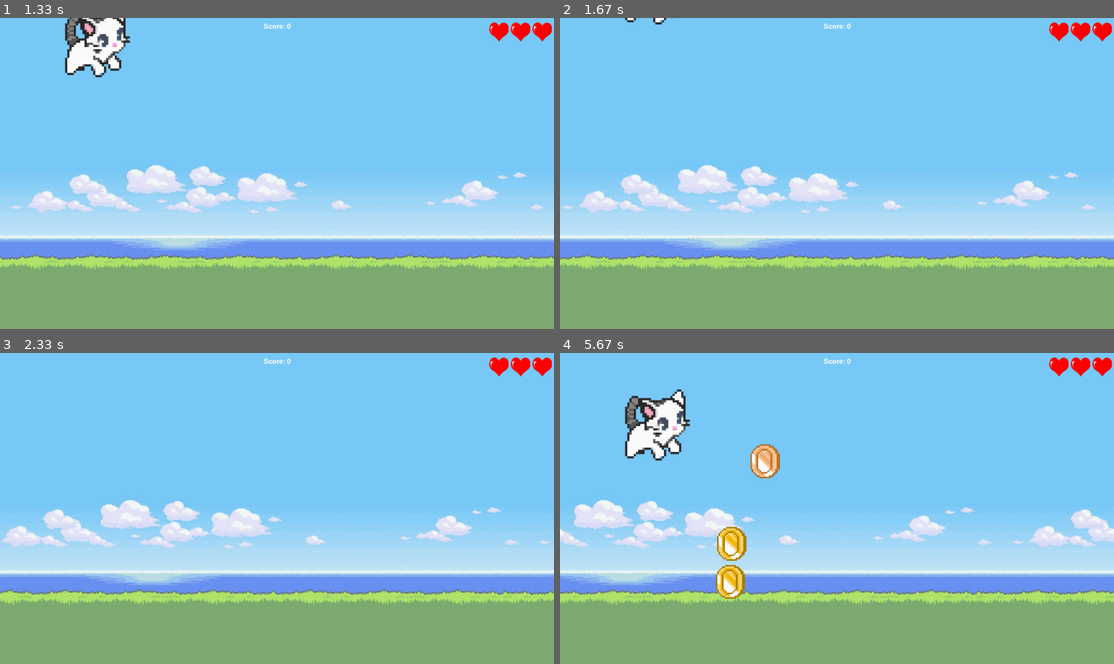
Above: before the commit, frames 1-4 (two rows, left to right).
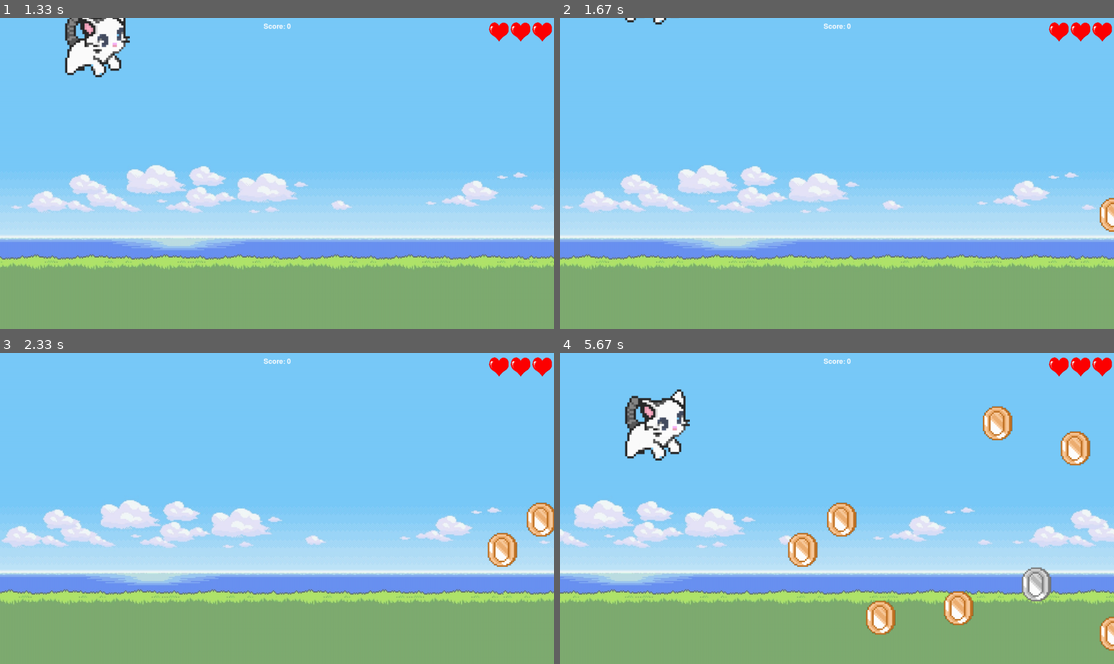
Above: after the commit, the same moments.

Repository: notAkkeri/SuperSprint
Game: pygame game, started from main.py
The game is run twice, just before and just after one commit, with the same random seed, the same clock (stepped at 60 frames per second) and the same inputs.
Inputs:
- Up to frame 1 (1.33 s): click "PLAY" at 0.38 s; tap Space at 0.67 s
- Up to frame 2 (1.67 s): no input
- Up to frame 3 (2.33 s): no input
- Up to frame 4 (5.67 s): tap Space at 4.63, 4.93 s

Frame 1 is identical in both runs. In frame 2, 0.2% of the frame differs, in the area x 97-100%, y 57-69%; in frame 3, 1.0%; in frame 4, 5.2%, in the area x 28-100%, y 16-96%.

Commit message:
0.65 bug fixes
- recoded coin spawn logic
- tweaks with how coin spawns
- code cleanup
- error logging  (going to add more)
- framework for coin collection

Diff:
--- a/gameEngine.py
+++ b/gameEngine.py
@@ -2,23 +2,17 @@
 import sys
 import random
 from misc import *
-from button import Button
-from itemSpawner import spawn_coins, Coin, coinTime, despawn_coins
+from itemSpawner import *
 
 pygame.init()
 
 #global variables
 SCREEN_HEIGHT = 720
-last_coin_spawn_time = pygame.time.get_ticks()
 
 # Function to display the game screen
 def displayGame(SCREEN):
-    global last_coin_spawn_time
+    print("entering game")
     game_screen = True
-
-    # coins
-    coins = []
-    coinsDelete = []
 
     # scores
     score = 0
@@ -31,10 +25,8 @@
     gameBG = pygame.image.load("assets/gameBG.png")
     bg_x = 0  # Initial x-position of the background
 
-    # button variables
-    back_to_menu_button = Button(image=pygame.image.load("assets/rect1.png"), pos=(80, 80),
-                                 text_input="BACK", font=get_font(30), base_color="#fbfdb7", hovering_color="#f8cd78")
-
+    # coin spawn instance
+    coin_spawner = CoinSpawner(SCREEN.get_width(), SCREEN.get_height())
 
     hero = Hero(SCREEN_HEIGHT)
 
@@ -55,46 +47,28 @@
         # Display the score at the top-middle of the screen
         drawScore(SCREEN, score)
 
-        # Coin spawning
-        if random.random() < 0.01:
-            spawn_coins(coins, SCREEN.get_width(), SCREEN.get_height(), get_gold_icon(), get_silver_icon(), get_bronze_icon())
-
-        # despawn if coin touches void
-        for coin in coins:
-            coin.x -= 1
-            if coin.x + coin.coin_type.get_width() < 0:
-                coinsDelete.append(coin)
-
-        # deletes every coin in the delete list
-        for coin in coinsDelete:
-            coins.remove(coin)
-
-        # prints coin on the screen
-        for coin in coins:
-            coin.draw(SCREEN)
-
-        # Despawn check
-        despawn_coins(coins, SCREEN.get_width(), SCREEN.get_height())
-        last_coin_spawn_time = coinTime(coins, last_coin_spawn_time, SCREEN, get_gold_icon, get_silver_icon, get_bronze_icon)
-
+        # Update the CoinSpawner
+        coin_spawner.spawn_coins()
+        coin_spawner.update_coins()
 
         hero.update()
 
+        # MOVEMENT #
         keys = pygame.key.get_pressed()
         if keys[pygame.K_SPACE]:
-            print("Spacebar pressed")  # Add this line to check if the spacebar is detected
+            print("jump success")  # Add this line to check if the spacebar is detected
             hero.jump()
 
         # Draw the hero character
         SCREEN.blit(hero.image, hero.rect)
+
+        for coin in coin_spawner.coins:
+            SCREEN.blit(coin["image"], (coin["x"], coin["y"]))
 
         # button activation check then goes back to menu (temp)
         for event in pygame.event.get():
             if event.type == pygame.QUIT:
                 game_screen = False
                 sys.exit()
-            if event.type == pygame.MOUSEBUTTONDOWN:
-                if back_to_menu_button.checkForInput(pygame.mouse.get_pos()):
-                    game_screen = False
 
         pygame.display.update()
--- a/itemSpawner.py
+++ b/itemSpawner.py
@@ -1,53 +1,63 @@
 import random
 import pygame
 
-#Coin class
-class Coin:
-    def __init__(self, x, y, coin_type):
-        self.x = x
-        self.y = y
-        self.coin_type = coin_type
-        self.creation_time = pygame.time.get_ticks()
+# Settings #
+coin_values = {
+    "gold": 3,
+    "silver": 2,
+    "bronze": 1
+}
 
-    def draw(self, SCREEN):
-        SCREEN.blit(self.coin_type, (self.x, self.y))
+# Load images
+coinImages = {
+    "gold": pygame.image.load("assets/goldCoin.png"),
+    "silver": pygame.image.load("assets/silverCoin.png"),
+    "bronze": pygame.image.load("assets/bronzeCoin.png")
+}
 
-#Coin spawner & rarity
-def spawn_coins(coins, width, height, goldCoin, silverCoin, bronzeCoin):
-    coin_probabilities = {
-        "gold": 0.05, # 5%
-        "silver": 0.15, # 15%
-        "bronze": 0.80 # 80%
-    }
+class CoinSpawner:
+    def __init__(self, screen_width, screen_height):
+        self.screen_width = screen_width
+        self.screen_height = screen_height
+        self.coin_values = coin_values
+        self.coin_images = coinImages  # Removed the parentheses here
+        self.coins = []
+        self.last_spawn_time = pygame.time.get_ticks()  # Initialize with current time
 
-    if random.random() < coin_probabilities["gold"]:
-        coins.append(Coin(random.randint(0, width - goldCoin.get_width()), random.randint(100, height - goldCoin.get_height()), goldCoin))
-    elif random.random() < coin_probabilities["silver"]:
-        coins.append(Coin(random.randint(0, width - silverCoin.get_width()), random.randint(100, height - silverCoin.get_height()), silverCoin))
-    elif random.random() < coin_probabilities["bronze"]:
-        coins.append(Coin(random.randint(0, width - bronzeCoin.get_width()), random.randint(100, height - bronzeCoin.get_height()), bronzeCoin))
+    def spawn_coins(self):
+        coin_probabilities = {
+            "gold": 0.05,
+            "silver": 0.15,
+            "bronze": 0.80
+        }
+        current_time = pygame.time.get_ticks()  # Get the current time in milliseconds
+        time_elapsed = current_time - self.last_spawn_time
 
-#Tracks the global time of the game & how long coin has spawned for
-def coinTime(coins, last_coin_spawn_time, SCREEN, get_gold_icon, get_silver_icon, get_bronze_icon):
-    current_time = pygame.time.get_ticks()
-    time_elapsed = current_time - last_coin_spawn_time
+        if time_elapsed >= 500:  # Spawn coins every 1000 milliseconds (1 second)
+            for coin_type, probability in coin_probabilities.items():
+                if random.random() < probability:
+                    coin_image = self.coin_images.get(coin_type)
+                    if coin_image:
+                        coin_x = self.screen_width
+                        coin_y = random.randint(100, self.screen_height - coin_image.get_height())
+                        coin = {
+                            "x": coin_x,
+                            "y": coin_y,
+                            "type": coin_type,
+                            "image": coin_image,
+                            "value": coin_values.get(coin_type, 0),
+                            "collected": False
+                        }
+                        self.coins.append(coin)
+            self.last_spawn_time = current_time
 
-    if time_elapsed >= 90000:
-        spawn_coins(coins, SCREEN.get_width(), SCREEN.get_height(), get_gold_icon(), get_silver_icon(), get_bronze_icon())
-        last_coin_spawn_time = current_time
+    def update_coins(self):
+        coins_to_remove = []
 
-    return last_coin_spawn_time  # Return the updated last_coin_spawn_time
+        for coin in self.coins:
+            coin["x"] -= 3  # Adjust the speed if needed
+            if coin["x"] + coin["image"].get_width() < 0 or coin["collected"]:
+                coins_to_remove.append(coin)
 
-#Despawn coin function
-def despawn_coins(coins, screen_width, screen_height):
-    coins_to_remove = []
-    current_time = pygame.time.get_ticks()
-
-    for coin in coins:
-        # check if coin has been drawn for > 4 seconds
-        if coin.x < 0 or coin.x > screen_width or coin.y < 0 or coin.y > screen_height or (current_time - coin.creation_time) >= 4000:
-            coins_to_remove.append(coin)
-
-    # Remove coins that past their spawn counter (later, when character picks them up)
-    for coin in coins_to_remove:
-        coins.remove(coin)
+        for coin in coins_to_remove:
+            self.coins.remove(coin)
--- a/main.py
+++ b/main.py
@@ -3,6 +3,7 @@
 from button import Button
 from credits import displayCredits  # imports credits
 from gameEngine import displayGame # imports game
+from itemSpawner import coin_values # coin value
 pygame.init()
 
 SCREEN = pygame.display.set_mode((1280, 720))
--- a/misc.py
+++ b/misc.py
@@ -5,17 +5,9 @@
 def get_heart_icon():
     return pygame.image.load("assets/heartIcon.png")
 
-def get_gold_icon():
-    return pygame.image.load("assets/goldCoin.png")
-
-def get_silver_icon():
-    return pygame.image.load("assets/silverCoin.png")
-
-def get_bronze_icon():
-    return pygame.image.load("assets/bronzeCoin.png")
-
 def get_font(size):
     return pygame.font.Font("assets/font1.ttf", size)
+
 
 def backgroundScroll(bg_image, bg_x, screen):
     bg_x -= 1
